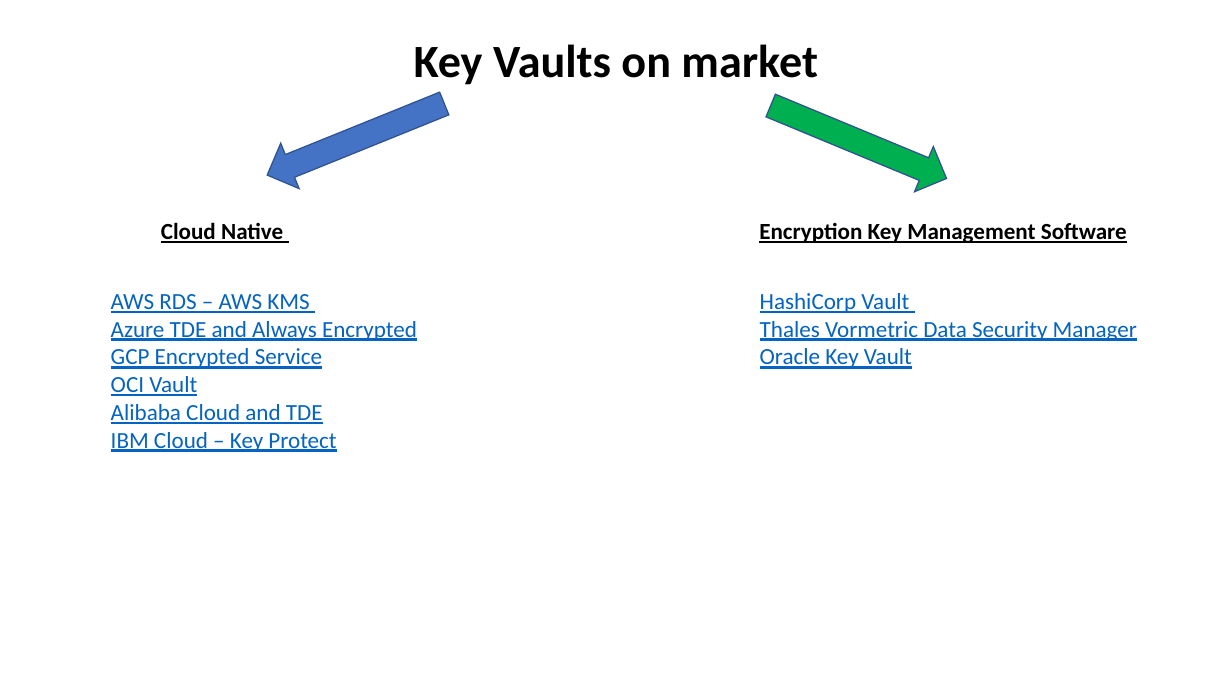
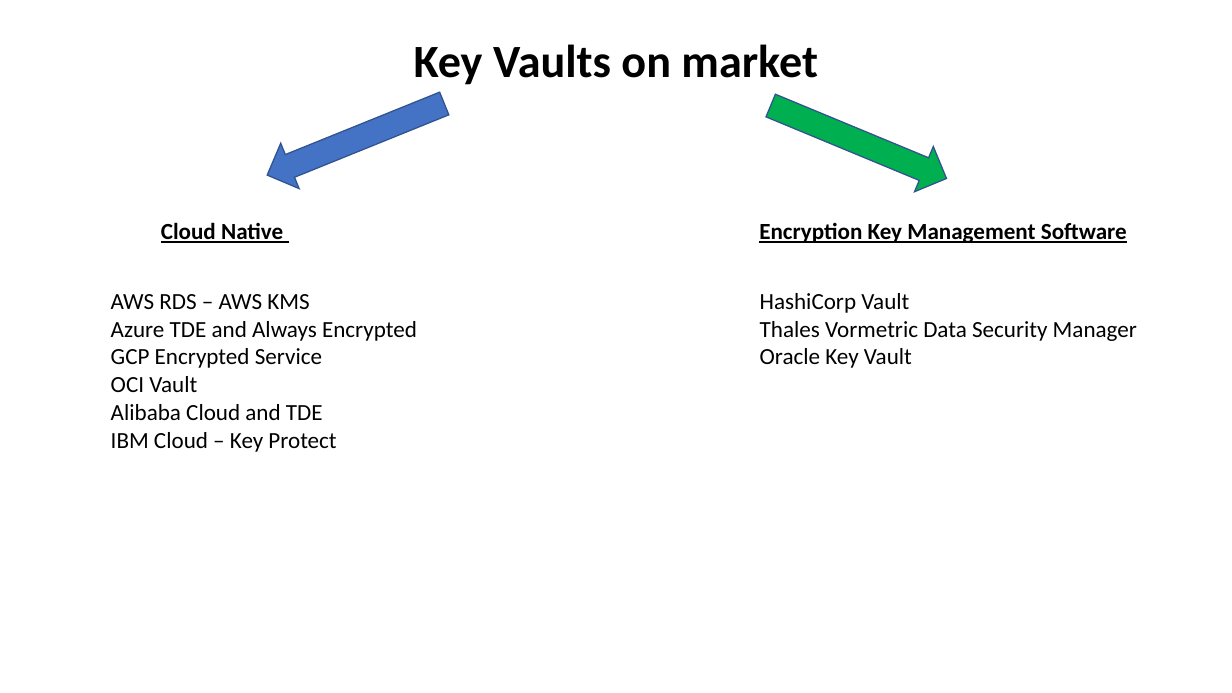
Before and after one commit to zizu1985/DOAG_OKV_EXACC, a slide deck: slide 18 of Oracle_Key_Vault_EXACC_DOAG26.pptx (slide 17 before the commit). Drawn at 1232x693 pixels with LibreOffice and Linux fonts; fonts in the diff are those of the drawing. Boxes give left, top, right and bottom in pixels: in the first picture for what was removed or moved away, otherwise in the second. Text is boxed around its words. In the diff, an @@ line names an element or a change of style, - is before the commit and + after.

```diff
--- a/Oracle_Key_Vault_EXACC_DOAG26.pptx
+++ b/Oracle_Key_Vault_EXACC_DOAG26.pptx
@@ text "AWS RDS – AWS KMS" at [111,294,417,452]: text colour #0563C1 to #000000, underline off @@
@@ text "HashiCorp Vault" at [760,293,1137,368]: text colour #0563C1 to #000000, underline off @@
```
Also in this commit, not shown: 22 other slides changed, 1 slide added, 2 slides removed.
